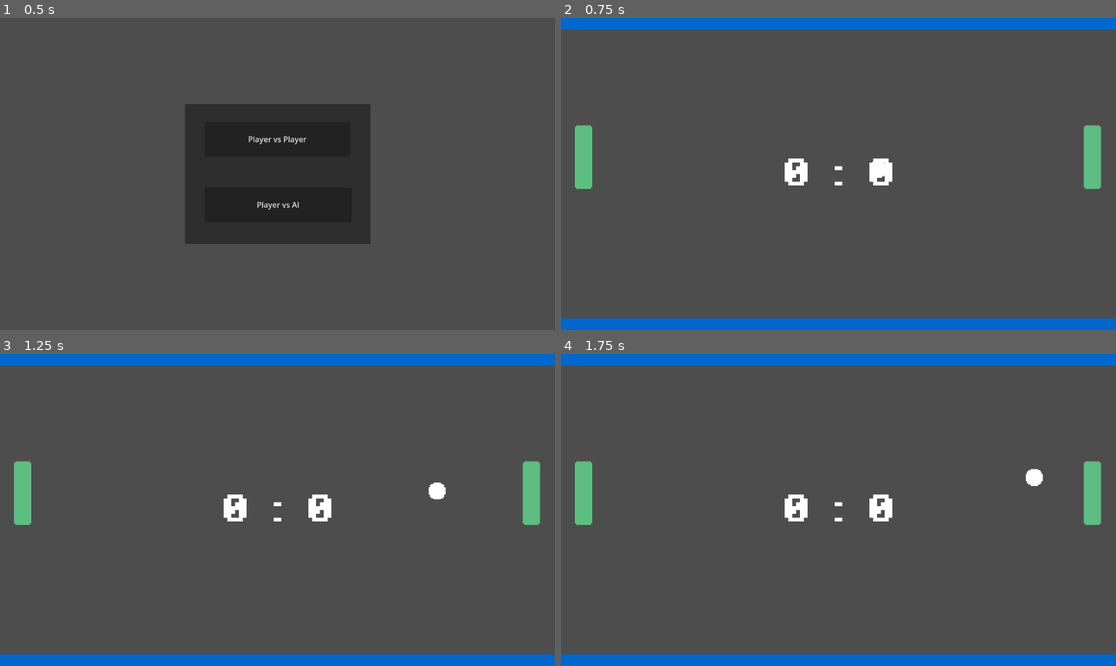
Above: before the commit, frames 1-4 (two rows, left to right).
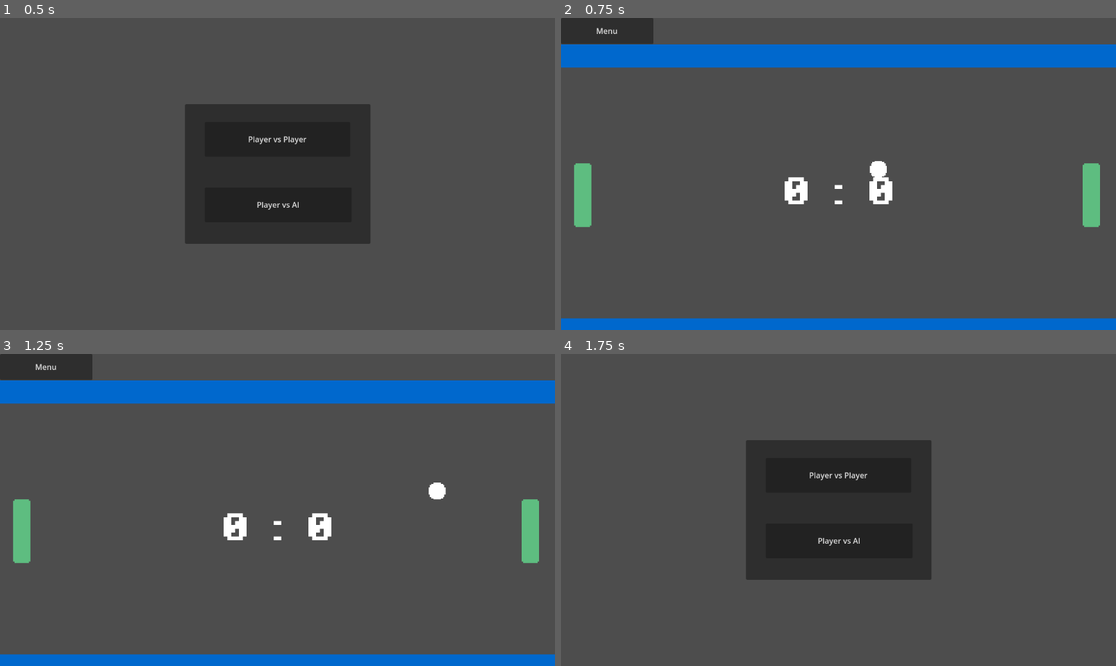
Above: after the commit, the same moments.

Repository: Mimi522/Godot-20-Game-Challenge
Game: Godot game, scene res://scenes/main_menu.tscn
The game is run twice, just before and just after one commit, with the same random seed, the same clock (stepped at 60 frames per second) and the same inputs.
Inputs (mouse positions are in pixels of both pictures, inside the frame that each line leads up to):
- Up to frame 1 (0.5 s): no input
- Up to frame 2 (0.75 s): click "Player vs Player" at 0.5 s
- Up to frame 3 (1.25 s): no input
- Up to frame 4 (1.75 s): click (605, 366) at 1.25 s, where only the run after the commit has a clickable "Menu"

Frame 1 is identical in both runs. In frame 2, 15% of the frame differs, in the area x 0-100%, y 0-68%; in frame 3, 15%; in frame 4, 24%, in the area x 0-100%, y 0-100%.

Commit message:
feat: back to menu button

Diff:
--- a/Pong/scenes/game.tscn
+++ b/Pong/scenes/game.tscn
@@ -18,17 +18,17 @@
 score = NodePath("CenterContainer/Score")
 
 [node name="Player 1" parent="." instance=ExtResource("1_1o76a")]
-position = Vector2(47, 289)
+position = Vector2(45, 368)
 move_up = &"Player 1 - Move up"
 move_down = &"Player 1 - Move down"
 
 [node name="Player 2" parent="." instance=ExtResource("1_1o76a")]
-position = Vector2(1103, 289)
+position = Vector2(1101, 368)
 move_up = &"Player 2 - Move up"
 move_down = &"Player 2 - Move down"
 
 [node name="TopWall" parent="." instance=ExtResource("2_vq3ep")]
-position = Vector2(576, 0)
+position = Vector2(574, 79)
 rotation = 3.14159
 scale = Vector2(30, 4)
 
@@ -46,6 +46,7 @@
 monitorable = false
 
 [node name="CenterContainer" type="CenterContainer" parent="."]
+offset_top = 79.0
 offset_right = 1152.0
 offset_bottom = 648.0
 
@@ -61,5 +62,11 @@
 stream = ExtResource("7_2iir6")
 volume_db = -20.0
 
+[node name="Button" type="Button" parent="."]
+offset_right = 192.0
+offset_bottom = 54.0
+text = "Menu"
+
 [connection signal="body_entered" from="LeftWall" to="." method="_on_dead_zone_body_entered_left"]
 [connection signal="body_entered" from="RightWall" to="." method="_on_dead_zone_body_entered_right"]
+[connection signal="pressed" from="Button" to="." method="_on_button_pressed"]
--- a/Pong/scripts/game.gd
+++ b/Pong/scripts/game.gd
@@ -2,6 +2,8 @@
 
 @export var ball_scene: PackedScene
 @export var score: Label
+
+var menu_scene = "res://scenes/main_menu.tscn"
 
 const score_txt = "%s : %s"
 
@@ -38,3 +40,7 @@
 
 func update_score():
 	score.text = score_txt % [player1_score, player2_score]
+
+
+func _on_button_pressed():
+	get_tree().change_scene_to_file(menu_scene)
